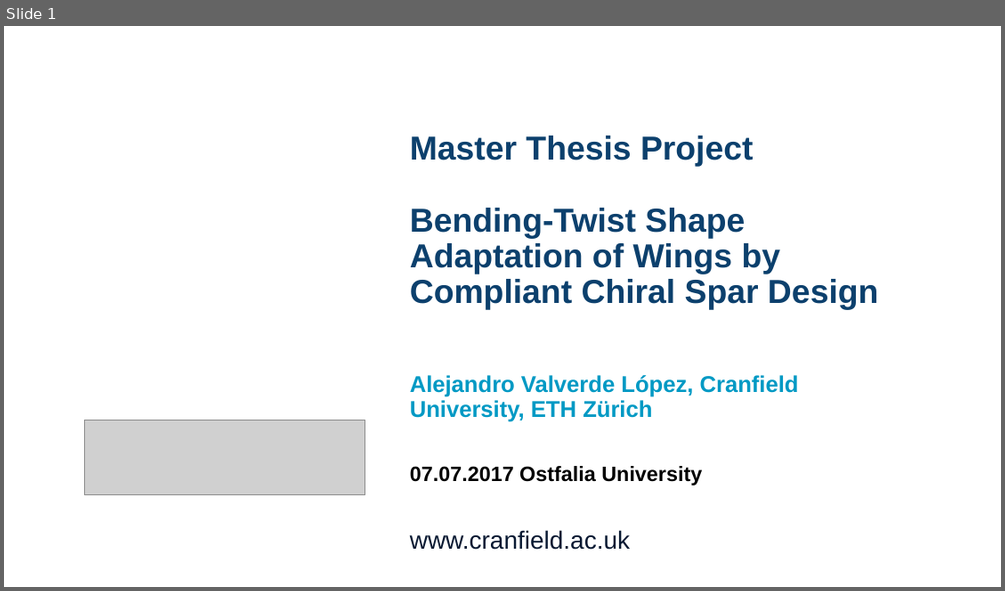
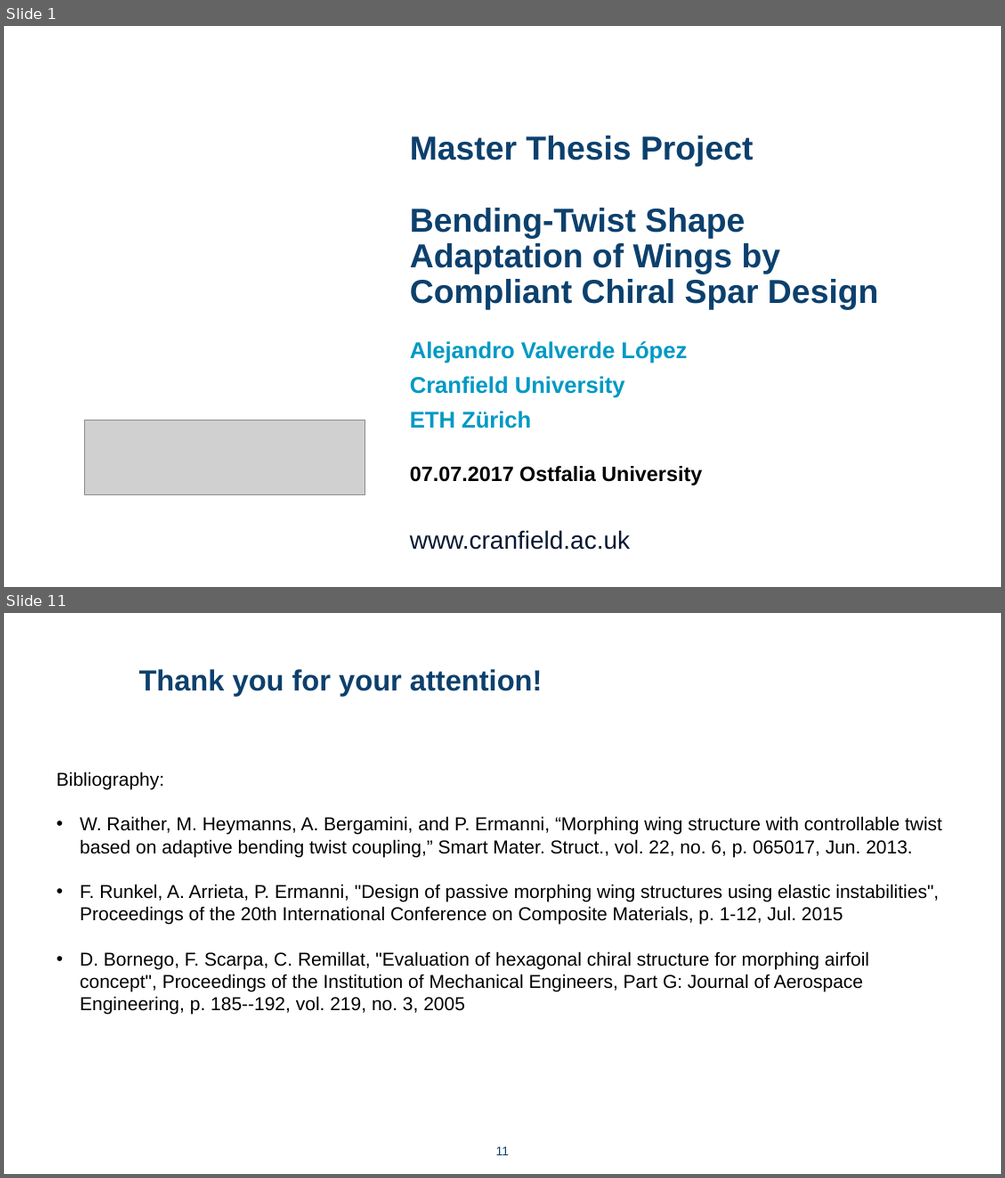
Before and after one commit to AlejandroValverde/presentation, a slide deck: Presentation_OstfaliaUni.pptx. Shown one above the other, each under a label of ours: slide 1 before the commit, slides 1 and 11 after it; the slides between them are not shown. The pictures are 1005x591 and 1005x1178 pixels, drawn with LibreOffice and Linux fonts; fonts in the diff are those of the drawing; grey boxes stand for pictures; background and template pictures are left out. Boxes give left, top, right and bottom in pixels: in the first picture for what was removed or moved away, otherwise in the second. Text is boxed around its words. In the diff, an @@ line names an element or a change of style, - is before the commit and + after.

```diff
--- a/Presentation_OstfaliaUni.pptx
+++ b/Presentation_OstfaliaUni.pptx
@@ slide 11 added at (x1=4, y1=613, x2=1001, y2=1174), background #FFFFFF @@
@@ text added at (x1=139, y1=669, x2=542, y2=696), 28 pt, text #0C406D, bold @@
+Thank you for your attention!
@@ text added at (x1=57, y1=771, x2=942, y2=1014), 18 pt, text #000000 @@
+Bibliography:
+• W. Raither, M. Heymanns, A. Bergamini, and P. Ermanni, “Morphing wing structure with controllable twist based on adaptive bending twist coupling,” Smart Mater. Struct., vol. 22, no. 6, p. 065017, Jun. 2013.
+• F. Runkel, A. Arrieta, P. Ermanni, "Design of passive morphing wing structures using elastic instabilities", Proceedings of the 20th International Conference on Composite Materials, p. 1-12, Jul. 2015
+• D. Bornego, F. Scarpa, C. Remillat, "Evaluation of hexagonal chiral structure for morphing airfoil concept", Proceedings of the Institution of Mechanical Engineers, Part G: Journal of Aerospace Engineering, p. 185--192, vol. 219, no. 3, 2005
@@ page number added at (x1=496, y1=1146, x2=509, y2=1155), 12 pt, text #0C406D @@
+11
@@ slide 1 changed as well @@
@@ text at (x1=410, y1=341, x2=687, y2=428): text changed @@
-Alejandro Valverde López, Cranfield University, ETH Zürich
+Alejandro Valverde López
+Cranfield University
+ETH Zürich
```
Also in this commit, not shown: 9 other slides added, 1 slide removed, 5 other files.
